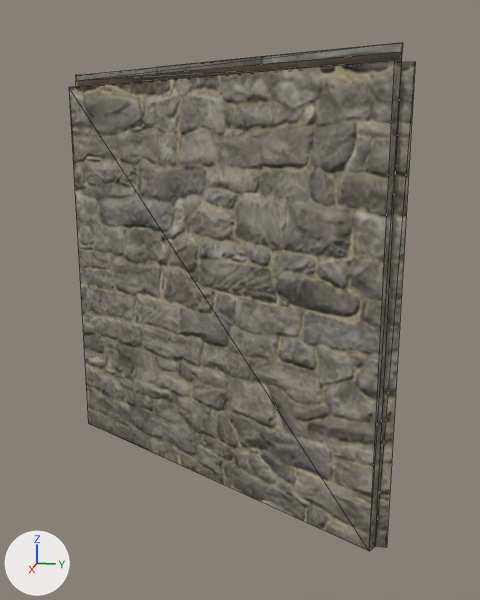
Two versions of the glTF model public/models/triangle-foundation.stone.glb, one commit apart.
Before and after are seen from a 50 mm camera at (5.45, -0.11, -0.4) aimed at (0.06, -1.19, -1.74). Lighting does not change. The marker at lower left points along +X, +Y and +Z. The older version comes first. Mesh edges are drawn as thin lines. Vertices at exactly the same position are counted once.

The first picture shows 'triangle-foundation.stone'.
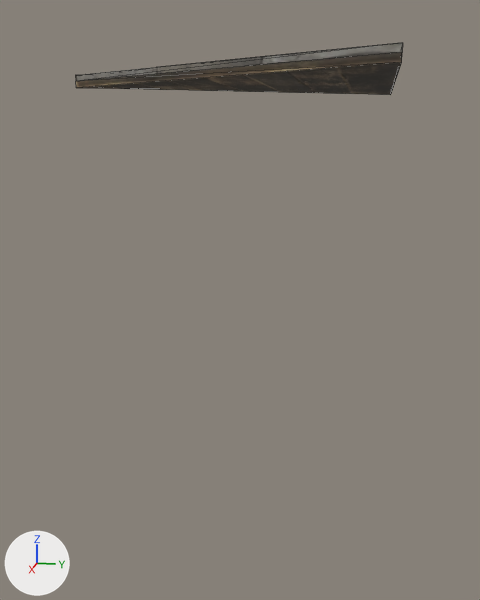
The edits, one by one:
me_triangle_foundation_stone is used by ob_triangle_foundation_stone; location (0.0, 0.0, 0.0).
me_triangle_foundation_stone had 60 vertices, 86 faces and spanned x -1.56..1.56, y -2.64..0.07, z -3.0..0.1.
me_triangle_foundation_stone now has 36 vertices, 50 faces and spans x -1.5..1.5, y -2.6..0.0, z 0.0..0.1.
me_triangle_foundation_stone part 1: the loose piece of 8 vertices spanning x -1.5..1.5, y 0.0..0.07, z -3.0..0.0 is deleted.
me_triangle_foundation_stone part 2: the loose piece of 8 vertices spanning x 0.0..1.56, y -2.64..0.0, z -3.0..0.0 is deleted.
Other edits to the shape of me_triangle_foundation_stone do not show in these pictures.

Where the change shows, as pixel boxes [x1, y1, x2, y2] in the pictures (480 x 600 px):
'triangle-foundation.stone', reshaped (90% shorter)
    before: [69, 43, 415, 551]
    after: [75, 43, 403, 95]
part 1 of me_triangle_foundation_stone, deleted
    before: [375, 62, 415, 548]
part 2 of me_triangle_foundation_stone, deleted
    before: [69, 61, 401, 551]
